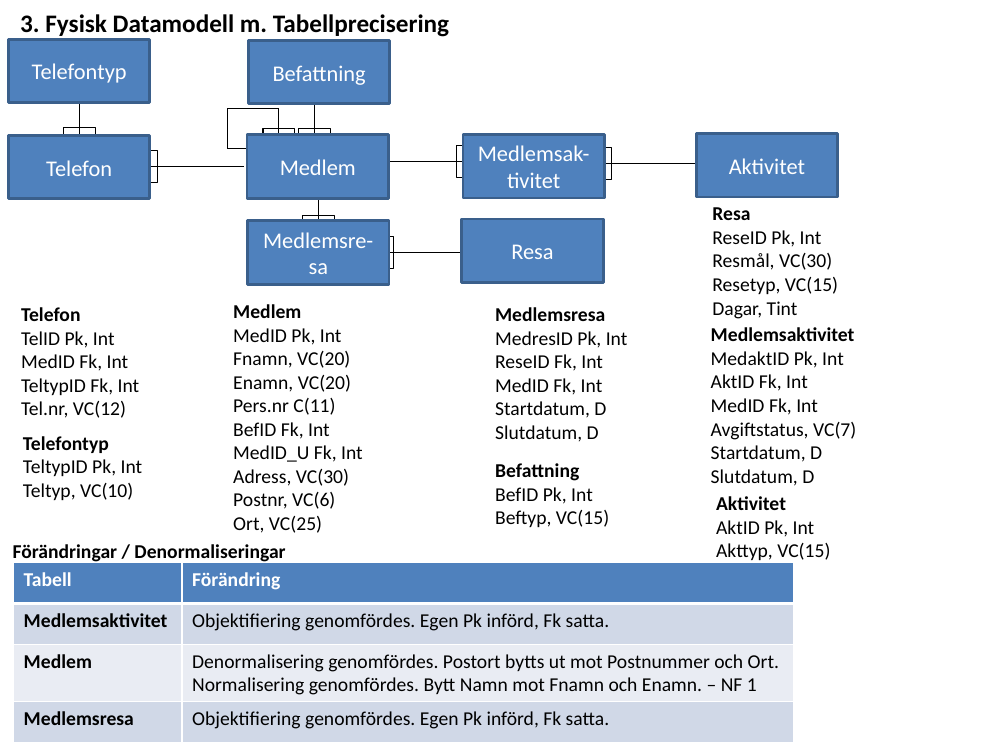
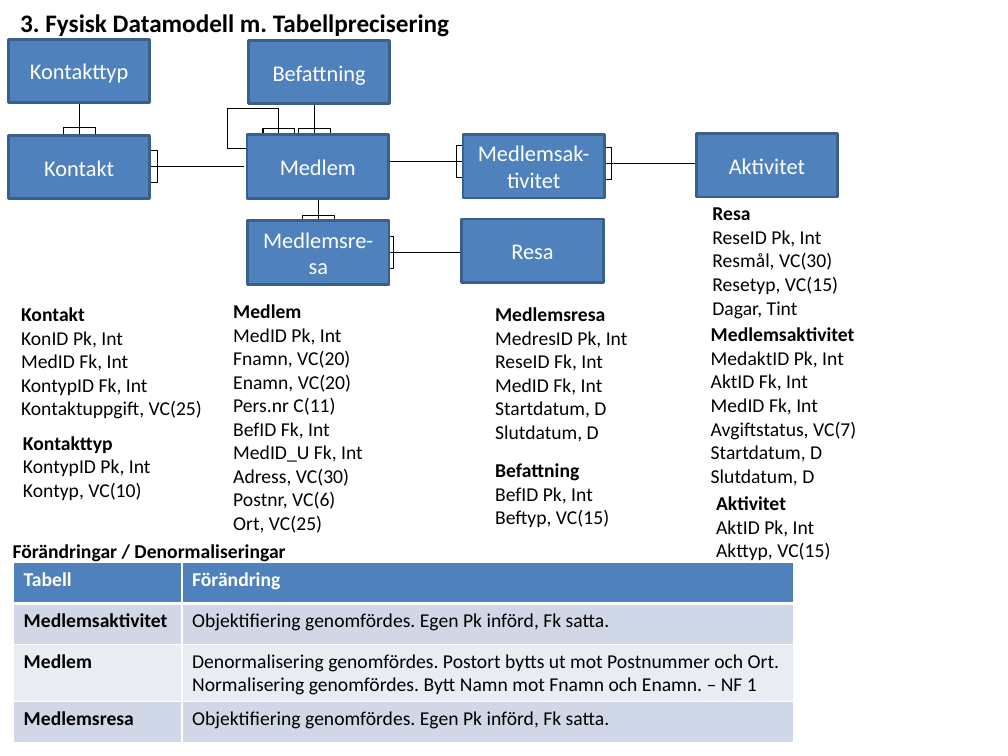
Before and after one commit to ed222an/Databasteknik, a slide deck: slide 4 of Projekt/AKS Steg 1.pptx. Drawn at 1008x756 pixels with LibreOffice and Linux fonts; fonts in the diff are those of the drawing. Boxes give left, top, right and bottom in pixels: in the first picture for what was removed or moved away, otherwise in the second. Text is boxed around its words. In the diff, an @@ line names an element or a change of style, - is before the commit and + after.

```diff
--- a/Projekt/AKS Steg 1.pptx
+++ b/Projekt/AKS Steg 1.pptx
@@ text in rectangle at box(30, 63, 128, 83): text changed @@
-Telefontyp
+Kontakttyp
@@ text in rectangle at box(44, 160, 114, 176): text changed @@
-Telefon
+Kontakt
@@ text at box(21, 307, 123, 348): text changed @@
-Telefon
-TelID Pk, Int
+Kontakt
+KonID Pk, Int
@@ text at box(21, 378, 202, 419): text changed @@
-TeltypID Fk, Int
-Tel.nr, VC(12)
+KontypID Fk, Int
+Kontaktuppgift, VC(25)
@@ text at box(23, 436, 151, 500): text changed @@
-Telefontyp
-TeltypID Pk, Int
-Teltyp, VC(10)
+Kontakttyp
+KontypID Pk, Int
+Kontyp, VC(10)
```
Also in this commit, not shown: 3 other slides changed.
